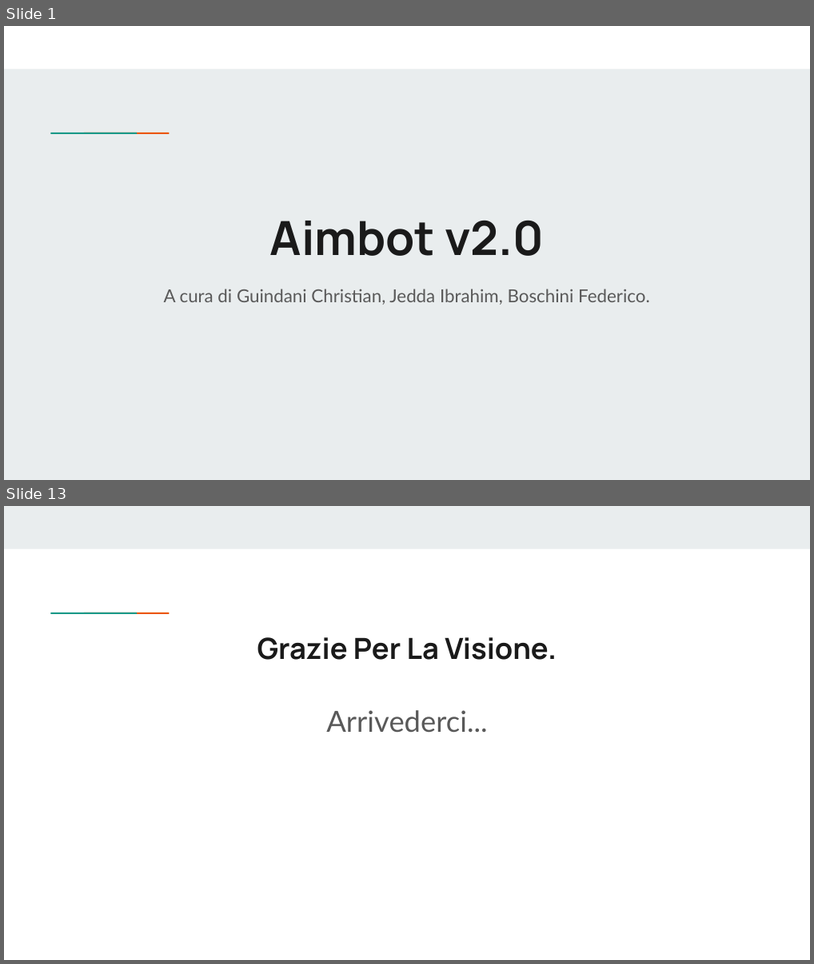
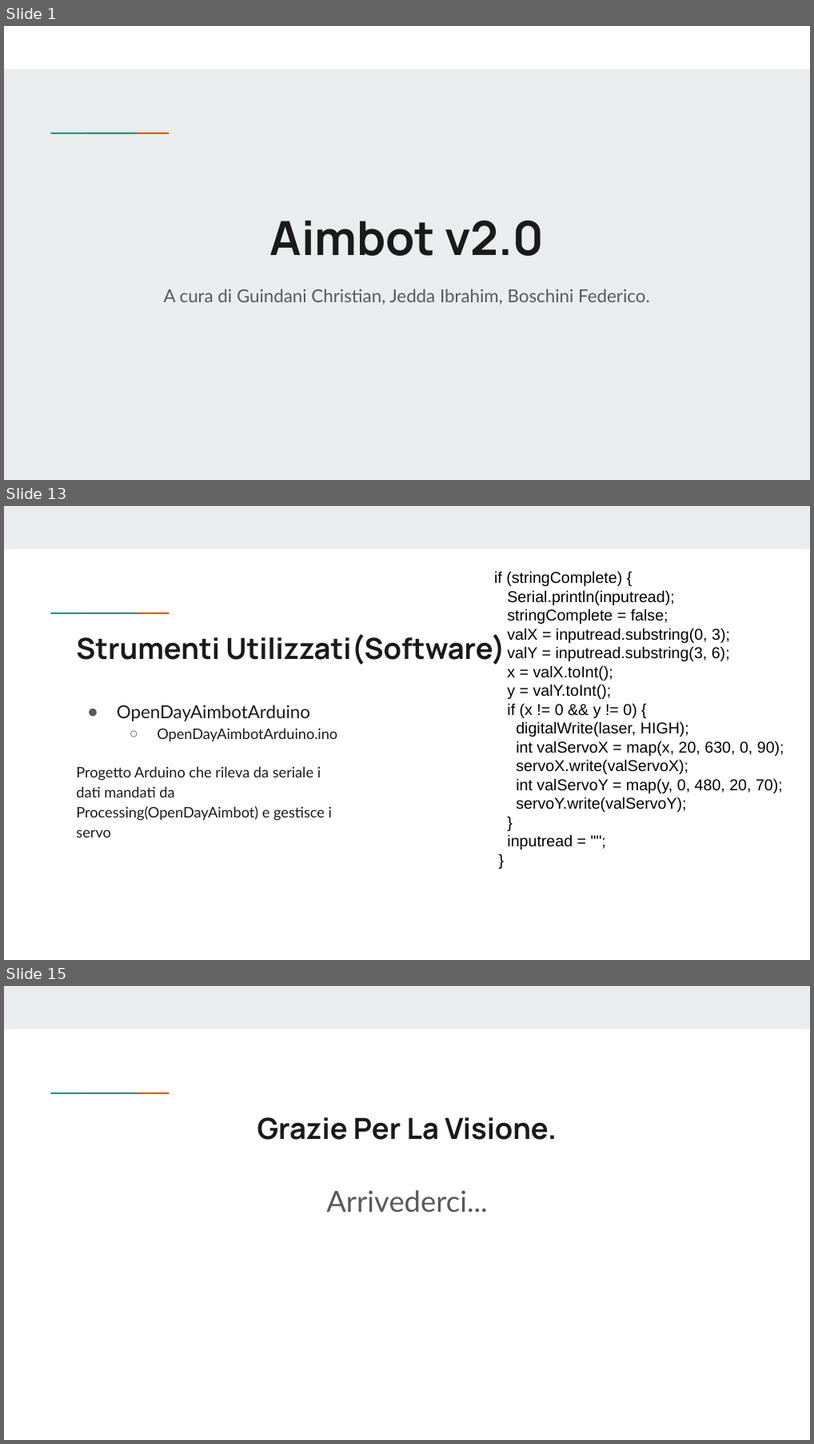
Before and after one commit to Sguinza/Progetto-Secondo-Quadrimestre, a slide deck: Presentazione Progetto (1).pptx. Shown one above the other, each under a label of ours: slides 1 and 13 before the commit, slides 1, 13 and 15 after it; the slides between them are not shown. The pictures are 814x964 and 814x1444 pixels, drawn with LibreOffice and Linux fonts; fonts in the diff are those of the drawing. Boxes give left, top, right and bottom in pixels: in the first picture for what was removed or moved away, otherwise in the second. Text is boxed around its words. In the diff, an @@ line names an element or a change of style, - is before the commit and + after.

```diff
--- a/Presentazione Progetto (1).pptx
+++ b/Presentazione Progetto (1).pptx
@@ slide 13 added at (x1=4, y1=506, x2=810, y2=960), background #FFFFFF; not listed: 3 template elements that a slide beside it also shows @@
@@ text added at (x1=494, y1=571, x2=785, y2=849), 14 pt, text #000000 @@
+if (stringComplete) {
+Serial.println(inputread);
+stringComplete = false;
+valX = inputread.substring(0, 3);
+valY = inputread.substring(3, 6);
+x = valX.toInt();
+y = valY.toInt();
+if (x != 0 && y != 0) {
+digitalWrite(laser, HIGH);
+int valServoX = map(x, 20, 630, 0, 90);
+servoX.write(valServoX);
+int valServoY = map(y, 0, 480, 20, 70);
+servoY.write(valServoY);
+}
+inputread = "";
+}
@@ title added at (x1=76, y1=634, x2=506, y2=664), 26 pt, text #1A1A1A, bold @@
+Strumenti Utilizzati(Software)
@@ text added at (x1=76, y1=704, x2=338, y2=820), 13 pt, text #1A1A1A @@
+● OpenDayAimbotArduino
+  ○ OpenDayAimbotArduino.ino
+Progetto Arduino che rileva da seriale i dati mandati da Processing(OpenDayAimbot) e gestisce i servo
@@ what was slide 13 is now slide 15 @@
```
Also in this commit, not shown: 8 slides changed, 4 other slides added, 3 slides removed.
